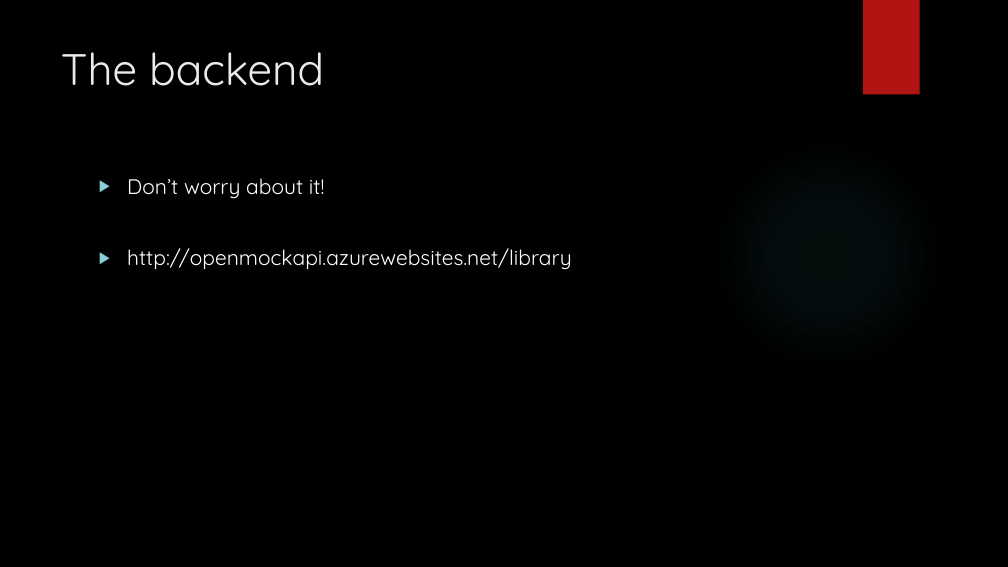
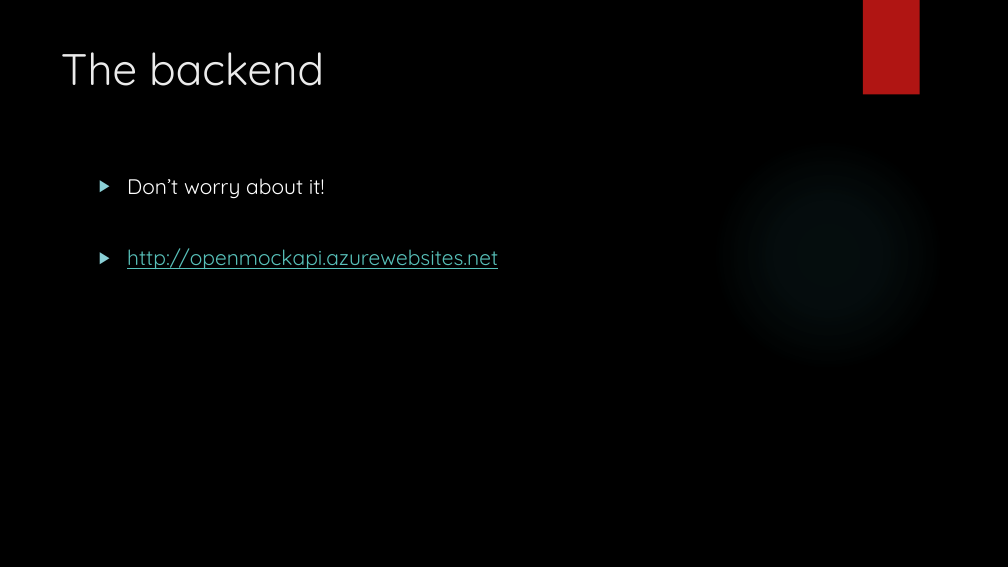
Before and after one commit to bouvet-openlab/typescript-angular-workshop, a slide deck: slide 26 of TypeScript.pptx (slide 24 before the commit). Drawn at 1008x567 pixels with LibreOffice and Linux fonts; fonts in the diff are those of the drawing; background and template pictures are left out. Boxes give left, top, right and bottom in pixels: in the first picture for what was removed or moved away, otherwise in the second. Text is boxed around its words. In the diff, an @@ line names an element or a change of style, - is before the commit and + after.

Commit message:
Presentation fixes

```diff
--- a/TypeScript.pptx
+++ b/TypeScript.pptx
@@ text at [127, 248, 498, 269]: text changed; text colour #FFFFFF to #58C1BA @@
-▶ http://openmockapi.azurewebsites.net/library
+▶ http://openmockapi.azurewebsites.net
```
Also in this commit, not shown: 3 slides added, 5 other files.
